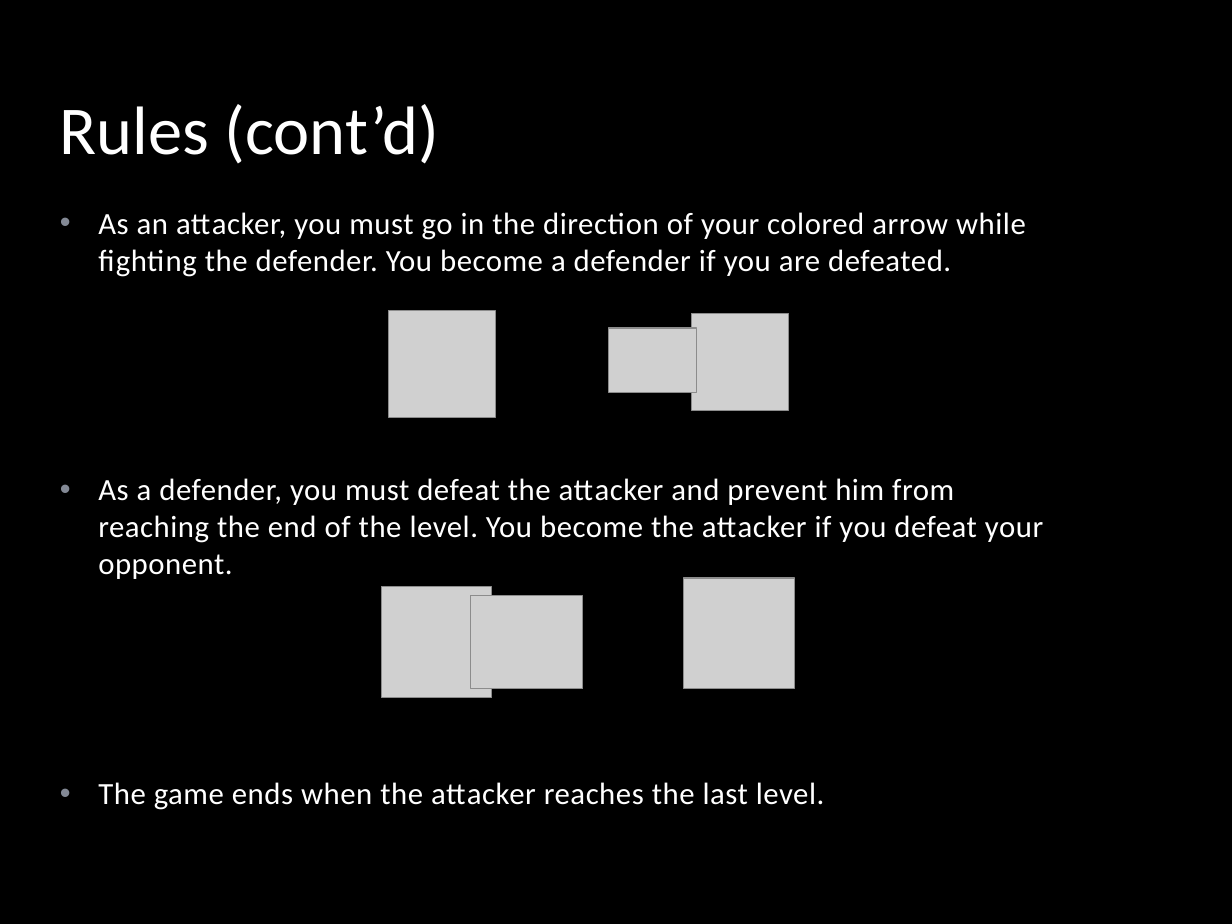
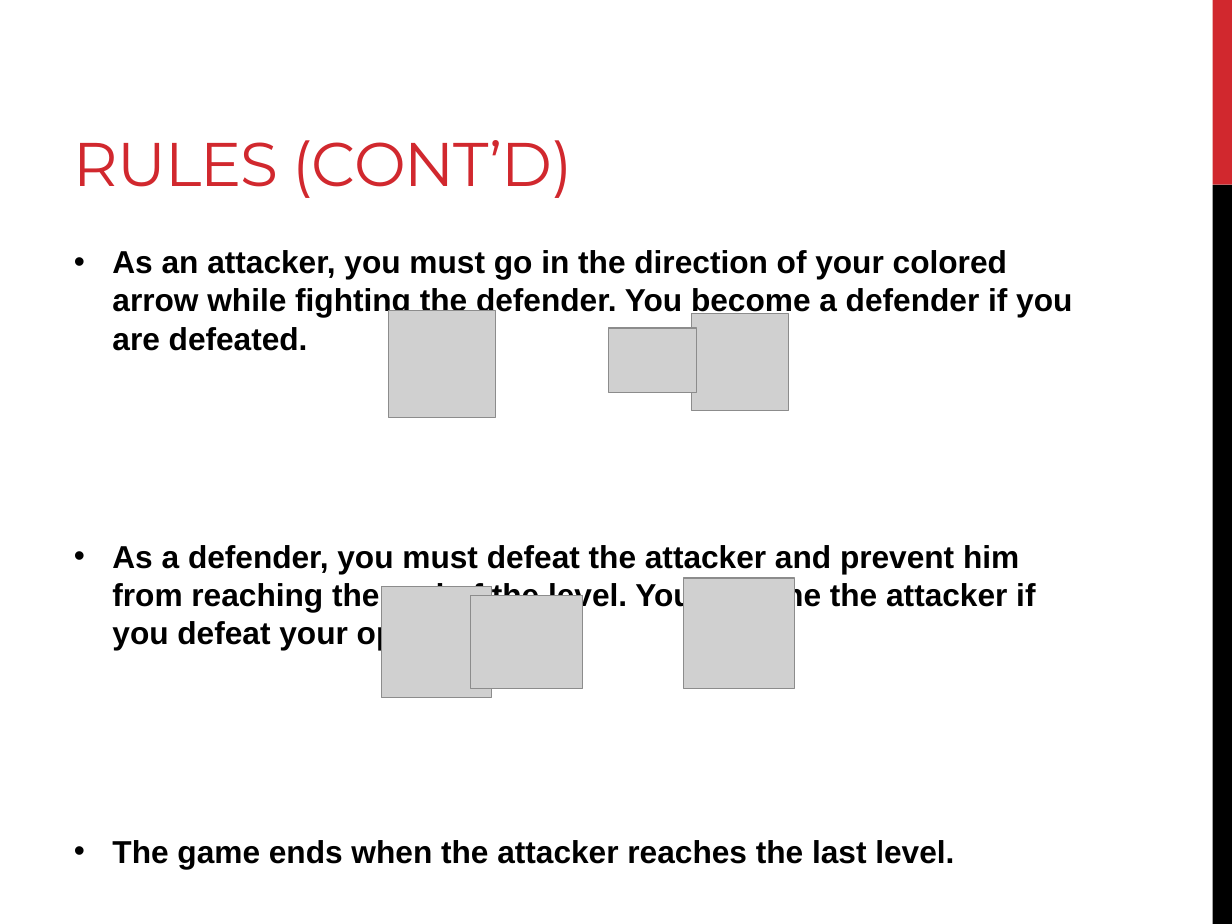
Before and after one commit to peterhoang/Super-Duper-Game, a slide deck: slide 15 of The Super-Awesome Game Deck.pptx. Drawn at 1232x924 pixels with LibreOffice and Linux fonts; fonts in the diff are those of the drawing; grey boxes stand for pictures; background and template pictures are left out. Boxes give left, top, right and bottom in pixels: in the first picture for what was removed or moved away, otherwise in the second. Text is boxed around its words. In the diff, an @@ line names an element or a change of style, - is before the commit and + after.

Commit message:
Changed the PP theme.

```diff
--- a/The Super-Awesome Game Deck.pptx
+++ b/The Super-Awesome Game Deck.pptx
@@ background picture (left out) to #FFFFFF @@
@@ rectangle removed at bbox=[0, 0, 1232, 924] @@
@@ rectangle added at bbox=[1212, 0, 1232, 185], fill #D1282E @@
@@ title at bbox=[74, 140, 573, 198]: text changed; size 40 to 36 pt; font Calibri to Montserrat; text colour #FFFFFF to #D1282E @@
-Rules (cont’d)
+RULES (CONT’D)
@@ rectangle added at bbox=[1212, 185, 1232, 924], fill #000000 @@
@@ text "As an attacker, you must ...": place and size @@
-text "As an attacker, you must ..." at bbox=[98, 212, 1043, 810]
+text "As an attacker, you must ..." at bbox=[112, 250, 1072, 869]
@@ text "As an attacker, you must ..." at bbox=[112, 250, 1072, 869]: size 18 to 18.5 pt, font Calibri to Arial, text colour #FFFFFF to #000000, letter spacing 0.3 to 0 pt, bold on; less space between paragraphs @@
```
Also in this commit, not shown: 28 other slides changed.
